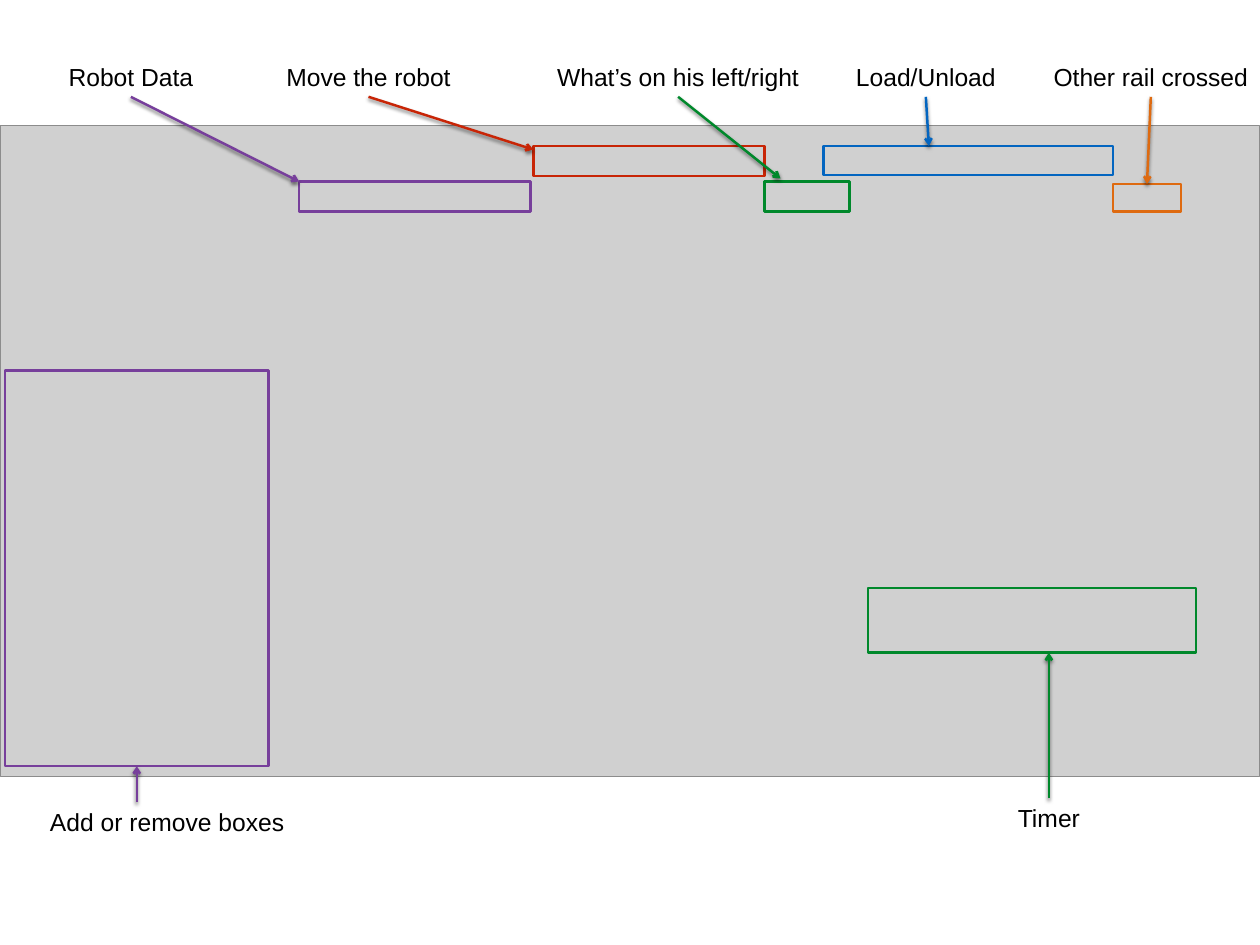
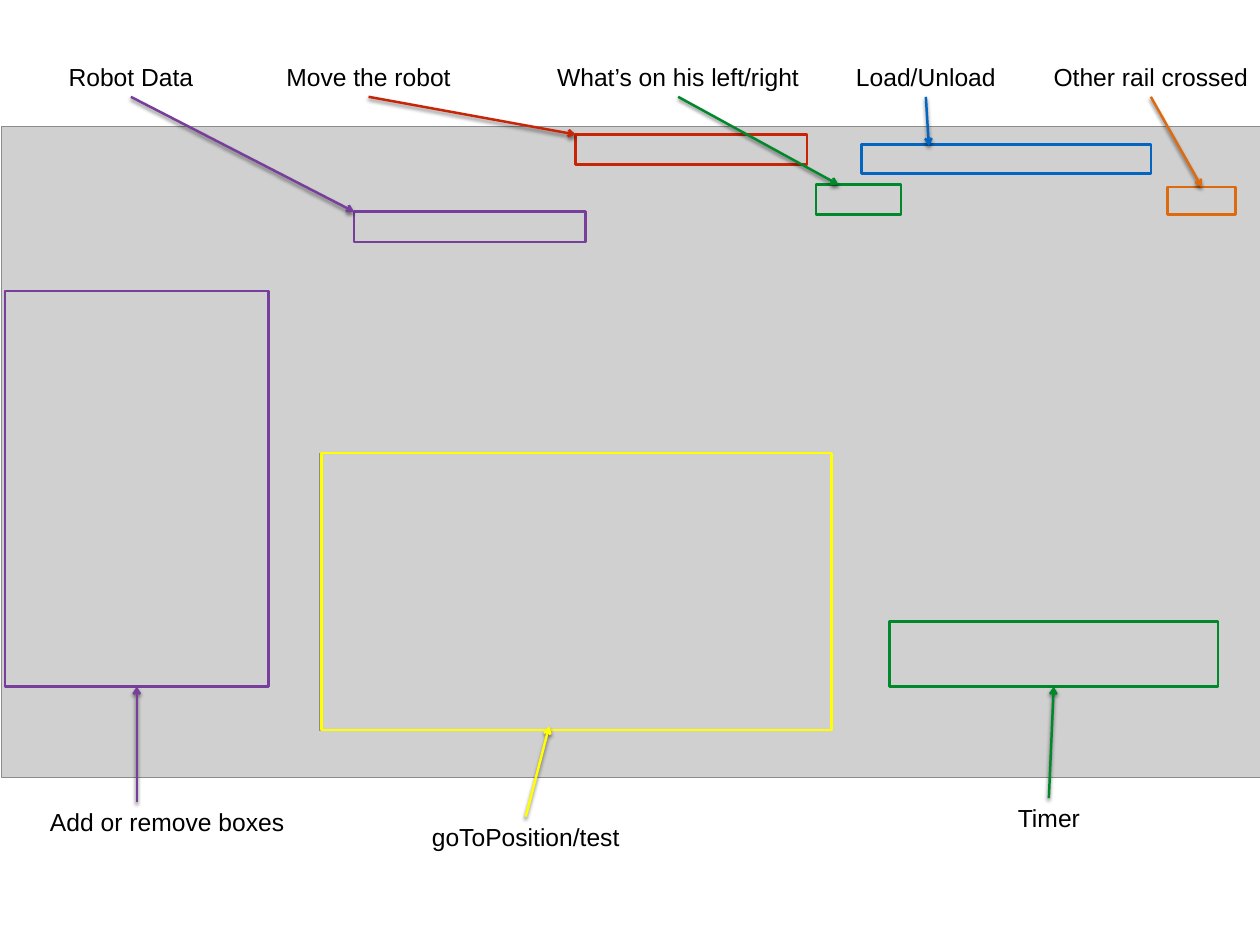
Before and after one commit to marcorobol/2017-AoseLab-VRep, a slide deck: slide 5 of WDAS JACK Agents/docs/v-rep_presentation.pptx. Drawn at 1260x945 pixels with LibreOffice and Linux fonts; fonts in the diff are those of the drawing; grey boxes stand for pictures. Boxes give left, top, right and bottom in pixels: in the first picture for what was removed or moved away, otherwise in the second. Text is boxed around its words. In the diff, an @@ line names an element or a change of style, - is before the commit and + after.

```diff
--- a/WDAS JACK Agents/docs/v-rep_presentation.pptx
+++ b/WDAS JACK Agents/docs/v-rep_presentation.pptx
@@ arrow moved from (131, 97) - (299, 182) to (131, 97) - (354, 212) @@
@@ arrow moved from (369, 97) - (533, 150) to (369, 97) - (576, 135) @@
@@ arrow moved from (678, 97) - (781, 179) to (678, 97) - (838, 184) @@
@@ arrow moved from (1151, 97) - (1147, 184) to (1151, 97) - (1202, 187) @@
@@ rectangle: place and size @@
-rectangle at [533,146,765,176]
+rectangle at [576,135,807,165]
@@ rectangle: place and size @@
-rectangle at [823,146,1113,175]
+rectangle at [861,144,1151,174]
@@ rectangle: place and size @@
-rectangle at [765,182,850,212]
+rectangle at [816,184,901,214]
@@ rectangle: place and size @@
-rectangle at [1113,184,1181,212]
+rectangle at [1168,187,1236,214]
@@ rectangle: place and size @@
-rectangle at [299,182,531,212]
+rectangle at [354,212,586,242]
@@ rectangle: place and size @@
-rectangle at [4,371,268,766]
+rectangle at [4,292,268,687]
@@ picture added at [320,453,831,730] @@
@@ rectangle added at [322,453,832,730], outline #FFFF00 2 pt @@
@@ rectangle: place and size @@
-rectangle at [868,587,1197,652]
+rectangle at [890,622,1218,687]
@@ arrow moved from (136, 802) - (136, 766) to (136, 802) - (136, 687) @@
@@ arrow moved from (1049, 798) - (1049, 653) to (1049, 798) - (1054, 687) @@
@@ arrow added from (525, 817) to (549, 727), #FFFF00 2 pt @@
@@ text added at [432,828,620,851], 20 pt, text #000000 @@
+goToPosition/test
```
Also in this commit, not shown: 3 other slides changed, 2 other files.
